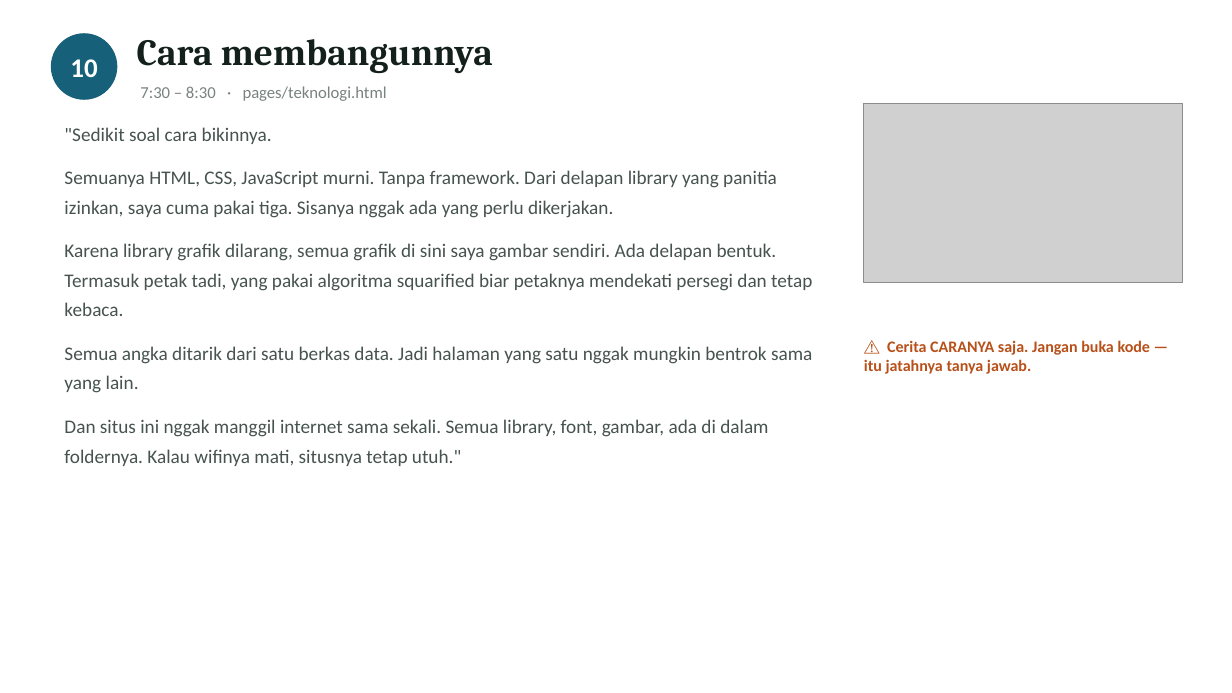
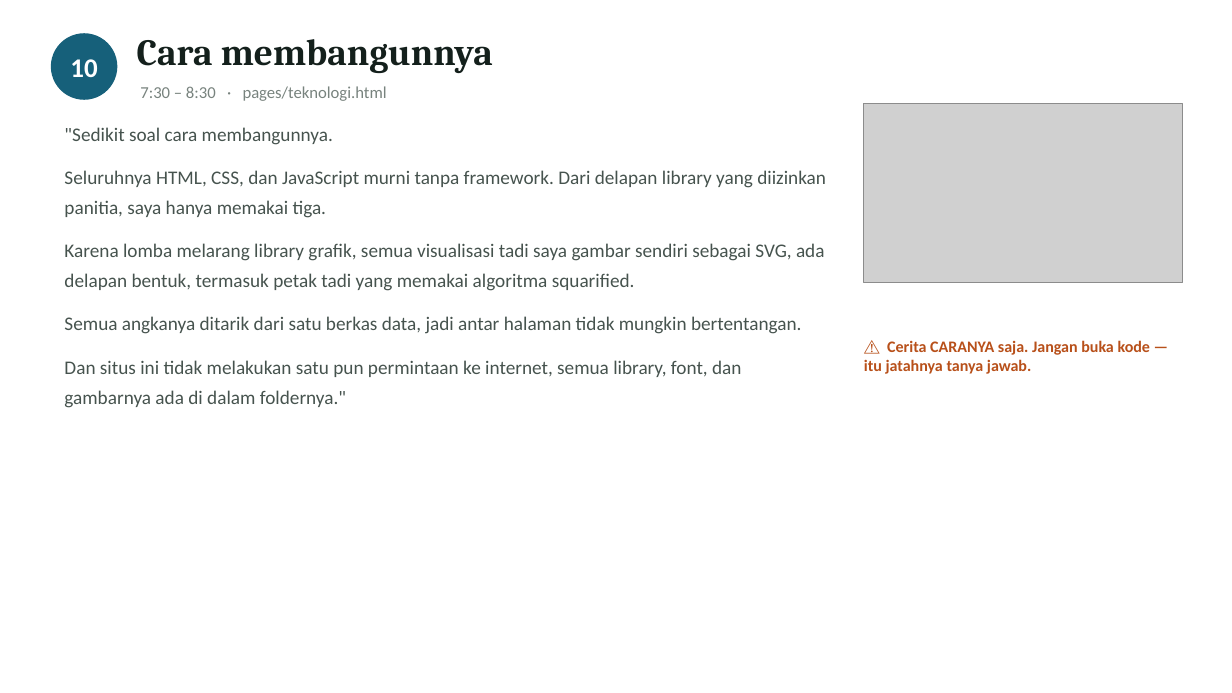
Before and after one commit to GianneAngely/halo-itcc2026, a slide deck: slide 12 of latihan-final/Naskah Presentasi HALO.pptx. Drawn at 1232x693 pixels with LibreOffice and Linux fonts; fonts in the diff are those of the drawing; grey boxes stand for pictures. Boxes give left, top, right and bottom in pixels: in the first picture for what was removed or moved away, otherwise in the second. Text is boxed around its words. In the diff, an @@ line names an element or a change of style, - is before the commit and + after.

Commit message:
Naskah ditulis ulang supaya mengalir dan muat sepuluh menit
Versi sebelumnya kalimatnya patah-patah, lebih mirip daftar yang
dibacakan daripada orang yang sedang menjelaskan. Sekarang kalimatnya
disambung dengan sebab-akibat, dan daftar tiga kata yang dipotong-potong
dibuang.

Kalimat meta seperti menjelaskan aturan sendiri ikut dibuang karena
memakan waktu tanpa menambah nilai. Naskahnya turun ke 856 kata,
sekitar sembilan menit di tempo pelan, ditambah waktu untuk mengklik.

```diff
--- a/latihan-final/Naskah Presentasi HALO.pptx
+++ b/latihan-final/Naskah Presentasi HALO.pptx
@@ text at box(64, 127, 826, 408): text changed @@
-"Sedikit soal cara bikinnya.
-Semuanya HTML, CSS, JavaScript murni. Tanpa framework. Dari delapan library yang panitia izinkan, saya cuma pakai tiga. Sisanya nggak ada yang perlu dikerjakan.
-Karena library grafik dilarang, semua grafik di sini saya gambar sendiri. Ada delapan bentuk. Termasuk petak tadi, yang pakai algoritma squarified biar petaknya mendekati persegi dan tetap kebaca.
-Semua angka ditarik dari satu berkas data. Jadi halaman yang satu nggak mungkin bentrok sama yang lain.
-Dan situs ini nggak manggil internet sama sekali. Semua library, font, gambar, ada di dalam foldernya. Kalau wifinya mati, situsnya tetap utuh."
+"Sedikit soal cara membangunnya.
+Seluruhnya HTML, CSS, dan JavaScript murni tanpa framework. Dari delapan library yang diizinkan panitia, saya hanya memakai tiga.
+Karena lomba melarang library grafik, semua visualisasi tadi saya gambar sendiri sebagai SVG, ada delapan bentuk, termasuk petak tadi yang memakai algoritma squarified.
+Semua angkanya ditarik dari satu berkas data, jadi antar halaman tidak mungkin bertentangan.
+Dan situs ini tidak melakukan satu pun permintaan ke internet, semua library, font, dan gambarnya ada di dalam foldernya."
```
Also in this commit, not shown: 12 other slides changed.
